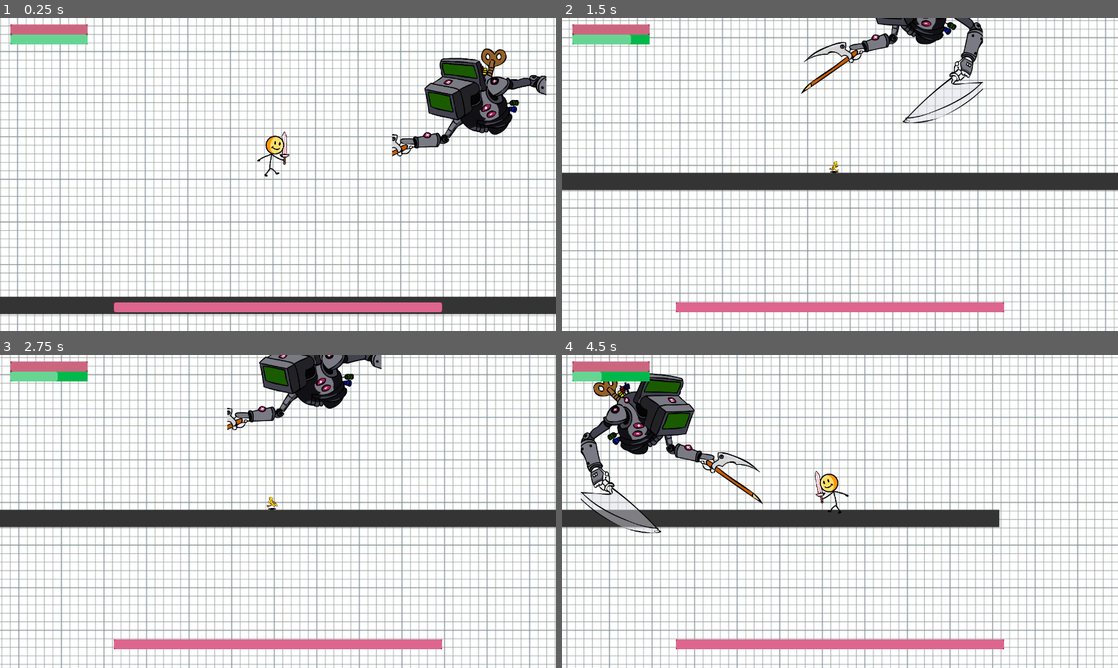
Above: before the commit, frames 1-4 (two rows, left to right).
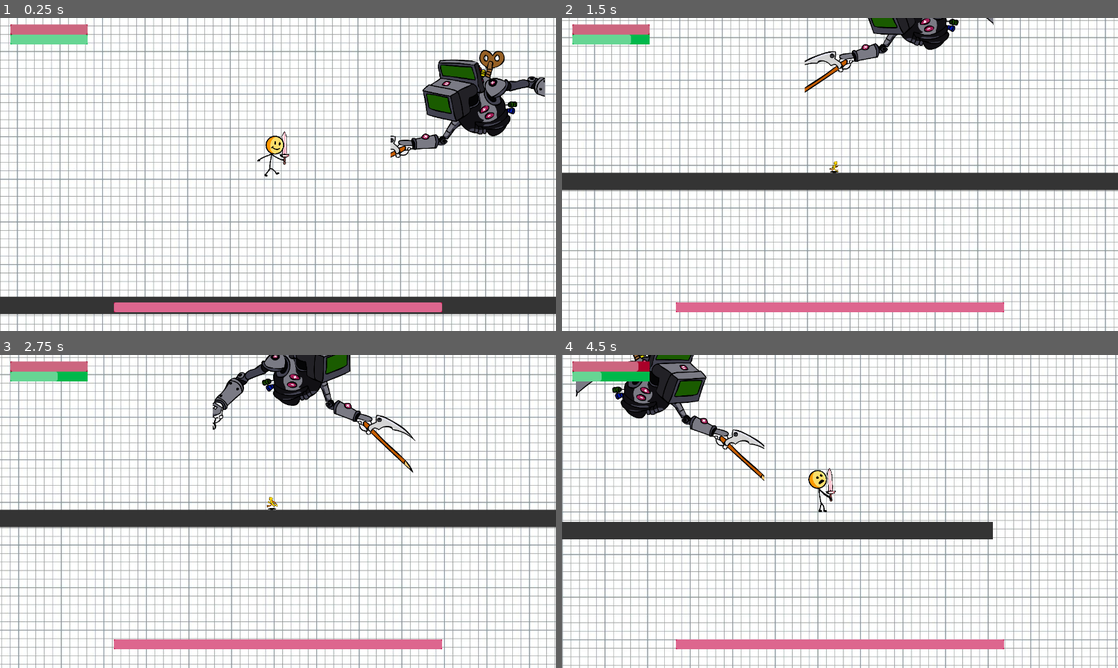
Above: after the commit, the same moments.

Repository: Jasmine502/Dungeon-52
Game: Godot game, scene res://test_level.tscn
Same seed, same stepped clock (60 frames per second), same inputs: the game is played once before the commit and once after it.
Inputs:
- Up to frame 1 (0.25 s): no input
- Up to frame 2 (1.5 s): hold Right (move_right) from 0.53 s (still down); tap J (attack) at 0.6 s; tap Up (jump) at 0.77, 1.07 s; tap X (parry) at 0.8, 1.35 s
- Up to frame 3 (2.75 s): tap Up (jump) at 1.52, 1.82 s; tap Down (roll) at 1.55, 2.1 s; release Right (move_right) at 2.03 s; hold Left (move_left) from 2.03 s (still down); tap R (use_item) at 2.3 s
- Up to frame 4 (4.5 s): release Left (move_left) at 2.78 s; hold Right (move_right) 2.78-4.28 s; tap R (use_item) at 2.85 s; tap Up (jump) at 3.02, 3.05, 3.32, 3.6, 3.77, 4.07 s; tap J (attack) at 3.8, 4.35 s; hold Left (move_left) from 4.28 s (still down)

The runs differ from the first frame. In frame 1, 4.9% of the frame differs, in the area x 1-100%, y 0-100%; in frame 2, 4.9%; in frame 3, 4.3%; in frame 4, 44%, in the area x 0-100%, y 0-100%.

Commit message:
Update import settings for Calculator boss sprites
Added UASTC compression settings and explicit channel remapping to all Calculator boss animation .import files. This standardizes texture import parameters for improved consistency and potential optimization in Godot.

Diff:
--- a/game/Enemies/Bosses/Calculator/calculator.gd
+++ b/game/Enemies/Bosses/Calculator/calculator.gd
@@ -3,7 +3,9 @@
 
 # Stats & Exported Variables
 @export var max_hp: int = 200
-@export var speed: float = 70.0
+@export var speed: float = 85.0 # Increased base speed for smoother movement
+@export var acceleration: float = 400.0 # Smooth acceleration for fluid movement
+@export var friction: float = 300.0 # Smooth deceleration when stopping
 @export var detection_radius: float = 10000.0 # Currently unused, logic uses direct player ref
 @export var pencil_jab_damage: int = 15
 @export var protractor_slice_damage: int = 25
@@ -17,15 +19,23 @@
 @export var parry_stun_duration: float = 2.5
 
 # AI / Movement Parameters
-@export var pencil_jab_range: float = 180.0
-@export var protractor_slice_range: float = 30.0 # Renamed from max_x_range for clarity
-@export var protractor_slice_max_y_diff: float = 50.0 # Max Y difference to allow slice
+@export var pencil_jab_range: float = 160.0 # Slightly reduced for more challenging positioning
+@export var protractor_slice_range: float = 35.0 # Increased range for better slice opportunities
+@export var protractor_slice_max_y_diff: float = 60.0 # Increased vertical range for slice
 @export var protractor_slice_sound_frame: int = 5 # Frame index (0-based) for slice sound
-@export var buff_chance: float = 0.2 # Chance to buff when low HP decision point occurs
-@export var follow_y_speed_multiplier: float = 0.8 # Speed multiplier for vertical movement
-@export var hover_deadzone: float = 10.0 # Vertical distance within which hovering stops adjusting Y
-@export var ai_cooldown_base: float = 1.5 # Base time between AI decisions
-@export var ai_cooldown_variation: float = 0.3 # Random variation +/-
+@export var buff_chance: float = 0.3 # Increased buff chance for more dynamic fights
+@export var follow_y_speed_multiplier: float = 0.9 # Increased vertical speed multiplier for smoother movement
+@export var hover_deadzone: float = 8.0 # Reduced deadzone for more precise vertical positioning
+@export var vertical_acceleration: float = 300.0 # Separate acceleration for vertical movement
+@export var ai_cooldown_base: float = 1.2 # Faster AI decisions for more challenging gameplay
+@export var ai_cooldown_variation: float = 0.4 # Increased variation for unpredictability
+
+# Enhanced AI Parameters
+@export var prediction_time: float = 0.3 # How far ahead to predict player movement
+@export var retreat_distance: float = 120.0 # Distance to retreat when low on health
+@export var aggressive_distance: float = 200.0 # Distance to become more aggressive
+@export var combo_chance: float = 0.4 # Chance to perform combo attacks
+@export var defensive_mode_threshold: float = 0.3 # HP threshold to enter defensive mode
 
 # Buff Implementation
 @export var buff_duration: float = 10.0
@@ -66,6 +76,14 @@
 # Timer for parry stun duration
 var parry_stun_timer: float = 0.0
 
+# Enhanced AI Variables
+var last_player_position: Vector2 = Vector2.ZERO # Track player position for prediction
+var player_velocity: Vector2 = Vector2.ZERO # Track player velocity for prediction
+var is_in_defensive_mode: bool = false # Defensive behavior flag
+var combo_count: int = 0 # Track combo attacks
+var last_action_time: float = 0.0 # Track timing of last action
+var action_pattern: Array = [] # Track recent actions for pattern recognition
+
 # Signals for UI
 signal hp_changed(current_value, max_value)
 signal died # Emitted when calculator HP reaches 0
@@ -132,16 +150,30 @@
 	print("Calculator Ready. HP=", current_hp)
 
 # --- Audio Helper ---
+# OPTIMIZATION: Cache audio stream validation to reduce redundant checks
+var audio_validation_cache: Dictionary = {}
+
 # Renamed parameter 'player_node' to 'audio_player_node' to avoid shadowing class variable
 func play_sound(audio_player_node: AudioStreamPlayer2D, sound_variations: Array, p_min_pitch: float = min_pitch, p_max_pitch: float = max_pitch) -> void:
 	if not is_instance_valid(audio_player_node): return
 	if sound_variations.is_empty(): return
 
-	var sound_stream = sound_variations.pick_random()
-	if not sound_stream is AudioStream:
-		printerr("Warning (Calculator): Invalid item in sound variations array for node: ", audio_player_node.name)
+	# OPTIMIZATION: Cache sound array validation
+	var cache_key = str(sound_variations)
+	if not audio_validation_cache.has(cache_key):
+		# Validate all sounds in the array once and cache the result
+		var valid_sounds = []
+		for sound in sound_variations:
+			if sound is AudioStream:
+				valid_sounds.append(sound)
+		audio_validation_cache[cache_key] = valid_sounds
+
+	var valid_sounds = audio_validation_cache[cache_key]
+	if valid_sounds.is_empty():
+		printerr("Warning (Calculator): No valid sounds in variations array for node: ", audio_player_node.name)
 		return
 
+	var sound_stream = valid_sounds.pick_random()
 	audio_player_node.stream = sound_stream
 	audio_player_node.pitch_scale = randf_range(p_min_pitch, p_max_pitch)
 	audio_player_node.play()
@@ -224,7 +256,26 @@
 
 
 # --- Player Tracking ---
+# OPTIMIZATION: Cache player reference to avoid repeated tree searches
+var last_player_search_time: float = 0.0
+var player_search_interval: float = 0.2  # Search every 200ms instead of every frame
+
+# FIX: Add decision stability to prevent rapid state changes
+var last_decision_time: float = 0.0
+var decision_stability_interval: float = 0.3  # Minimum time between decisions when player is in awkward positions
+
 func _find_player():
+	# OPTIMIZATION: Only search for player at intervals, not every frame
+	# Use cached reference if recent enough
+	if is_instance_valid(player_node):
+		return  # Player reference is still valid
+
+	# Only search if enough time has passed since last search
+	var current_time = Time.get_ticks_msec() / 1000.0
+	if current_time - last_player_search_time < player_search_interval:
+		return
+
+	last_player_search_time = current_time
 	var players = get_tree().get_nodes_in_group("player")
 	if players.size() > 0:
 		if players[0] is CharacterBody2D:
@@ -257,43 +308,49 @@
 		prioritize_vertical = false # Reset flag
 		return
 
+	# Update player tracking for prediction
+	update_player_tracking(delta)
+
 	# Decrement AI timer
 	ai_timer -= delta
 	if ai_timer <= 0:
 		choose_action() # Time to make a decision
-		# Reset timer with variation
-		ai_timer = ai_cooldown_base + randf_range(-ai_cooldown_variation, ai_cooldown_variation)
+		# Reset timer with variation (faster when in defensive mode)
+		var cooldown_multiplier = 0.8 if is_in_defensive_mode else 1.0
+		ai_timer = (ai_cooldown_base * cooldown_multiplier) + randf_range(-ai_cooldown_variation, ai_cooldown_variation)
 
 func handle_action_state_movement(delta: float) -> void:
-	# Reduce horizontal velocity during actions
-	var friction = speed * delta * 3 # Friction factor
-	velocity = velocity.move_toward(Vector2(0, velocity.y), friction) # Slow horizontal movement
+	# Smoothly reduce horizontal velocity during actions
+	var action_friction = friction * delta * 2 # Smooth friction during actions
+	velocity = velocity.move_toward(Vector2(0, velocity.y), action_friction) # Smooth horizontal slowdown
 
 func handle_error_state_movement(delta: float) -> void:
-	# Apply friction to slow down from knockback during ERROR state
-	var friction = speed * delta * 2 # Adjust friction as needed
-	velocity = velocity.move_toward(Vector2.ZERO, friction)
+	# Apply smooth friction to slow down from knockback during ERROR state
+	var error_friction = friction * delta * 1.5 # Smooth friction for error state
+	velocity = velocity.move_toward(Vector2.ZERO, error_friction)
 
 func handle_idle_move_state(delta: float) -> void:
 	var target_velocity = Vector2.ZERO
 	var face_player_right = false # Direction to face
+	var vector_to_player = Vector2.ZERO  # Declare outside the if block
 
 	if is_instance_valid(player_node) and not player_is_dead:
-		var vector_to_player = player_node.global_position - global_position
+		vector_to_player = player_node.global_position - global_position
 		var y_diff = vector_to_player.y
 		face_player_right = (vector_to_player.x > 0)
 
 		# Movement logic only if in MOVE state
 		if current_state == State.MOVE:
-			# Vertical Movement: Adjust if further than deadzone OR prioritizing vertical
+			# Vertical Movement: Smooth adjustment with separate acceleration
 			if prioritize_vertical or abs(y_diff) > hover_deadzone:
-				target_velocity.y = sign(y_diff) * speed * follow_y_speed_multiplier
+				var target_y_speed = sign(y_diff) * speed * follow_y_speed_multiplier
+				target_velocity.y = target_y_speed
 			else:
 				target_velocity.y = 0 # Stop vertical adjustment if close enough and not prioritizing
 
 			# Horizontal Movement: Always move towards player X unless prioritizing vertical
 			if prioritize_vertical:
-				target_velocity.x = sign(vector_to_player.x) * speed * 0.3 # Reduced horizontal speed
+				target_velocity.x = sign(vector_to_player.x) * speed * 0.4 # Slightly increased horizontal speed when prioritizing vertical
 			else:
 				target_velocity.x = sign(vector_to_player.x) * speed
 
@@ -312,13 +369,52 @@
 		prioritize_vertical = false # Ensure flag is off
 
 	# Apply facing direction
-	if is_instance_valid(animated_sprite): animated_sprite.flip_h = face_player_right
-	if is_instance_valid(hitbox_pivot): hitbox_pivot.scale.x = -1 if face_player_right else 1
-
-	# Apply acceleration/deceleration towards the target velocity
-	var acceleration = speed * delta * 4 # Adjust acceleration factor if needed
-	velocity = velocity.move_toward(target_velocity, acceleration)
-
+	# FIX: Only update facing direction if there's significant horizontal distance to prevent rapid flipping
+	if is_instance_valid(player_node) and not player_is_dead:  # Only apply facing if we have a valid player
+		var abs_x_diff = abs(vector_to_player.x)
+		if abs_x_diff > 5.0:  # Only flip if player is more than 5 pixels away horizontally
+			if is_instance_valid(animated_sprite): animated_sprite.flip_h = face_player_right
+			if is_instance_valid(hitbox_pivot): hitbox_pivot.scale.x = -1 if face_player_right else 1
+
+	# Apply smooth acceleration/deceleration towards the target velocity
+	# Separate acceleration for horizontal and vertical movement for better control
+	var horizontal_acceleration = acceleration * delta
+	var vertical_acc = vertical_acceleration * delta
+
+	# Apply horizontal acceleration
+	velocity.x = move_toward(velocity.x, target_velocity.x, horizontal_acceleration)
+	# Apply vertical acceleration
+	velocity.y = move_toward(velocity.y, target_velocity.y, vertical_acc)
+
+
+# --- Enhanced AI Functions ---
+func update_player_tracking(delta: float) -> void:
+	if not is_instance_valid(player_node): return
+
+	var current_player_pos = player_node.global_position
+	if last_player_position != Vector2.ZERO:
+		# Calculate player velocity for prediction
+		player_velocity = (current_player_pos - last_player_position) / delta
+		player_velocity = player_velocity.clamp(Vector2(-500, -500), Vector2(500, 500)) # Clamp to reasonable values
+
+	last_player_position = current_player_pos
+
+func predict_player_position() -> Vector2:
+	if not is_instance_valid(player_node): return global_position
+	var predicted_pos = player_node.global_position + (player_velocity * prediction_time)
+	return predicted_pos
+
+func get_distance_to_predicted_player() -> float:
+	var predicted_pos = predict_player_position()
+	return global_position.distance_to(predicted_pos)
+
+func should_enter_defensive_mode() -> bool:
+	var health_percentage = float(current_hp) / float(max_hp)
+	return health_percentage <= defensive_mode_threshold
+
+func can_perform_combo() -> bool:
+	var time_since_last_action = Time.get_ticks_msec() / 1000.0 - last_action_time
+	return combo_count > 0 and time_since_last_action < 2.0 and randf() < combo_chance
 
 # --- Action Decision Logic ---
 func choose_action() -> void:
@@ -328,38 +424,106 @@
 			_change_state(State.IDLE) # Go idle if conditions not met
 		return
 
-	var vector_to_player = player_node.global_position - global_position
+	# Update defensive mode status
+	is_in_defensive_mode = should_enter_defensive_mode()
+
+	# Use predicted position for better targeting
+	var predicted_player_pos = predict_player_position()
+	var vector_to_player = predicted_player_pos - global_position
 	var distance_sq = vector_to_player.length_squared() # Use squared distance for efficiency
+	# OPTIMIZATION: Cache absolute differences to avoid repeated abs() calls
 	var x_diff = abs(vector_to_player.x)
 	var y_diff = abs(vector_to_player.y)
 	var is_low_hp = current_hp <= max_hp * low_health_threshold_percent
+	var actual_distance = sqrt(distance_sq)
 
 	# --- Update Facing Direction Immediately ---
 	var face_right = (vector_to_player.x > 0)
-	if is_instance_valid(animated_sprite): animated_sprite.flip_h = face_right
-	if is_instance_valid(hitbox_pivot): hitbox_pivot.scale.x = -1 if face_right else 1
+	# FIX: Only update facing direction if there's significant horizontal distance to prevent rapid flipping
+	if x_diff > 5.0:  # Only flip if player is more than 5 pixels away horizontally
+		if is_instance_valid(animated_sprite): animated_sprite.flip_h = face_right
+		if is_instance_valid(hitbox_pivot): hitbox_pivot.scale.x = -1 if face_right else 1
 
 	# --- Define Viability Conditions ---
 	var slice_viable = (x_diff <= protractor_slice_range) and (y_diff <= protractor_slice_max_y_diff)
 	var jab_viable = (distance_sq <= pencil_jab_range * pencil_jab_range)
 	var should_prioritize_vertical_for_slice = (x_diff <= protractor_slice_range) and (y_diff > protractor_slice_max_y_diff)
 
+	# FIX: Special case for player directly underneath - use slice attack, not jab
+	var player_directly_underneath = (x_diff <= protractor_slice_range) and (y_diff > 0)  # Close horizontally, player is below
+
 	# Reset vertical priority flag before decision
 	prioritize_vertical = false
 
-	# --- Decision Tree ---
-	if is_low_hp and not is_buffed and randf() < buff_chance:
-		_initiate_action(State.MULTIPLY_BUFF, "multiplication_buff")
-		play_sound(buff_sfx_player, buff_sounds)
-	elif slice_viable:
-		_initiate_action(State.PROTRACTOR_SLICE, "protractor_slice")
-	elif should_prioritize_vertical_for_slice:
-		prioritize_vertical = true # SET FLAG to adjust Y position
-		if current_state != State.MOVE: _change_state(State.MOVE)
-	elif jab_viable:
-		_initiate_action(State.PENCIL_JAB, "pencil_jab")
+	# --- Enhanced Decision Tree ---
+	var current_time = Time.get_ticks_msec() / 1000.0
+	var time_since_last_decision = current_time - last_decision_time
+
+	# For awkward positions (player directly underneath), enforce longer decision intervals
+	if player_directly_underneath and time_since_last_decision < decision_stability_interval:
+		return  # Skip decision this frame to prevent rapid state changes
+
+	# Track action pattern
+	if action_pattern.size() >= 5:
+		action_pattern.pop_front()
+
+	# Defensive mode behavior - retreat and buff more often
+	if is_in_defensive_mode:
+		if actual_distance < retreat_distance and not is_buffed and randf() < buff_chance * 1.5:
+			_initiate_action(State.MULTIPLY_BUFF, "multiplication_buff")
+			play_sound(buff_sfx_player, buff_sounds)
+			action_pattern.append("buff")
+			last_decision_time = current_time
+		elif actual_distance < retreat_distance:
+			# Retreat by moving away from player
+			var retreat_direction = -vector_to_player.normalized()
+			velocity.x = retreat_direction.x * speed * 0.8
+			if current_state != State.MOVE: _change_state(State.MOVE)
+		elif slice_viable and can_perform_combo():
+			_initiate_action(State.PROTRACTOR_SLICE, "protractor_slice")
+			action_pattern.append("slice")
+			last_decision_time = current_time
+		elif jab_viable and can_perform_combo():
+			_initiate_action(State.PENCIL_JAB, "pencil_jab")
+			action_pattern.append("jab")
+			last_decision_time = current_time
+		else:
+			if current_state != State.MOVE: _change_state(State.MOVE)
+	# Normal aggressive behavior
 	else:
-		if current_state != State.MOVE: _change_state(State.MOVE)
+		# Buff priority when low HP
+		if is_low_hp and not is_buffed and randf() < buff_chance:
+			_initiate_action(State.MULTIPLY_BUFF, "multiplication_buff")
+			play_sound(buff_sfx_player, buff_sounds)
+			action_pattern.append("buff")
+			last_decision_time = current_time
+		# Combo attacks for more challenging gameplay
+		elif slice_viable and can_perform_combo():
+			_initiate_action(State.PROTRACTOR_SLICE, "protractor_slice")
+			action_pattern.append("slice")
+			last_decision_time = current_time
+		elif jab_viable and can_perform_combo():
+			_initiate_action(State.PENCIL_JAB, "pencil_jab")
+			action_pattern.append("jab")
+			last_decision_time = current_time
+		# Standard attack priority
+		elif slice_viable:
+			_initiate_action(State.PROTRACTOR_SLICE, "protractor_slice")
+			action_pattern.append("slice")
+			last_decision_time = current_time
+		elif player_directly_underneath:
+			_initiate_action(State.PROTRACTOR_SLICE, "protractor_slice")
+			action_pattern.append("slice")
+			last_decision_time = current_time
+		elif jab_viable:
+			_initiate_action(State.PENCIL_JAB, "pencil_jab")
+			action_pattern.append("jab")
+			last_decision_time = current_time
+		elif should_prioritize_vertical_for_slice:
+			prioritize_vertical = true
+			if current_state != State.MOVE: _change_state(State.MOVE)
+		else:
+			if current_state != State.MOVE: _change_state(State.MOVE)
 
 # --- Action Initiation Helper ---
 func _initiate_action(new_state: State, anim_name: String) -> void:
@@ -367,6 +531,14 @@
 	can_act = false # Prevent new actions until this one finishes
 	prioritize_vertical = false # Stop prioritizing vertical if attacking/buffing
 	attack_hit_registered_this_action = false # Reset hit flag for the new action
+
+	# Track combo and timing for enhanced AI
+	if new_state == State.PENCIL_JAB or new_state == State.PROTRACTOR_SLICE:
+		combo_count += 1
+		last_action_time = Time.get_ticks_msec() / 1000.0
+	elif new_state == State.MULTIPLY_BUFF:
+		combo_count = 0 # Reset combo when buffing
+
 	_change_state(new_state)
 	play_animation(anim_name)
 
@@ -437,6 +609,7 @@
 		velocity = knockback_direction * error_state_knockback_strength
 
 		_expire_buff() # Taking a critical hit removes buff
+		combo_count = 0 # Reset combo when taking significant damage
 
 	# else: HIGH HEALTH REACTION (Non-Interrupting) - Do nothing extra if not low HP and not parry stunned
 
@@ -596,6 +769,12 @@
 
 	can_act = true # Allow new decisions
 	_change_state(State.IDLE)
+
+	# Reset combo count after a delay (prevents infinite combos)
+	var time_since_last_action = Time.get_ticks_msec() / 1000.0 - last_action_time
+	if time_since_last_action > 3.0:
+		combo_count = 0
+
 	# Optional: Add a small delay before next AI tick?
 	ai_timer = ai_cooldown_base * randf_range(0.1, 0.3) # Short delay
 
--- a/game/project.godot
+++ b/game/project.godot
@@ -12,7 +12,7 @@
 
 config/name="Dungeon 52"
 run/main_scene="uid://bcfmhvodla6wg"
-config/features=PackedStringArray("4.4", "Forward Plus")
+config/features=PackedStringArray("4.5", "Forward Plus")
 config/icon="res://icon.svg"
 
 [display]
@@ -104,3 +104,10 @@
 2d_physics/layer_4="player_attack"
 2d_physics/layer_5="enemy_hurtbox"
 2d_physics/layer_6="enemy_attack"
+
+[rendering]
+
+textures/canvas_textures/default_texture_filter=0
+textures/2d/default_texture_filter=0
+textures/2d/snap/snap_2d_transforms_to_pixel=false
+textures/2d/snap/snap_2d_vertices_to_pixel=false
Not shown, changed: game/Enemies/Bosses/Calculator/Animations/Buff/C_Buff0001.png.import
Not shown, changed: game/Enemies/Bosses/Calculator/Animations/Buff/C_Buff0002.png.import
Not shown, changed: game/Enemies/Bosses/Calculator/Animations/Buff/C_Buff0003.png.import
Not shown, changed: game/Enemies/Bosses/Calculator/Animations/Buff/C_Buff0004.png.import
Not shown, changed: game/Enemies/Bosses/Calculator/Animations/Buff/C_Buff0005.png.import
Not shown, changed: game/Enemies/Bosses/Calculator/Animations/Buff/C_Buff0006.png.import
Not shown, changed: game/Enemies/Bosses/Calculator/Animations/Buff/C_Buff0007.png.import
Not shown, changed: game/Enemies/Bosses/Calculator/Animations/Buff/C_Buff0008.png.import
Not shown, changed: game/Enemies/Bosses/Calculator/Animations/Buff/C_Buff0009.png.import
Not shown, changed: game/Enemies/Bosses/Calculator/Animations/Buff/C_Buff0010.png.import
Not shown, changed: game/Enemies/Bosses/Calculator/Animations/Buff/C_Buff0011.png.import
Not shown, changed: game/Enemies/Bosses/Calculator/Animations/Buff/C_Buff0012.png.import
(and 167 more such lines)
